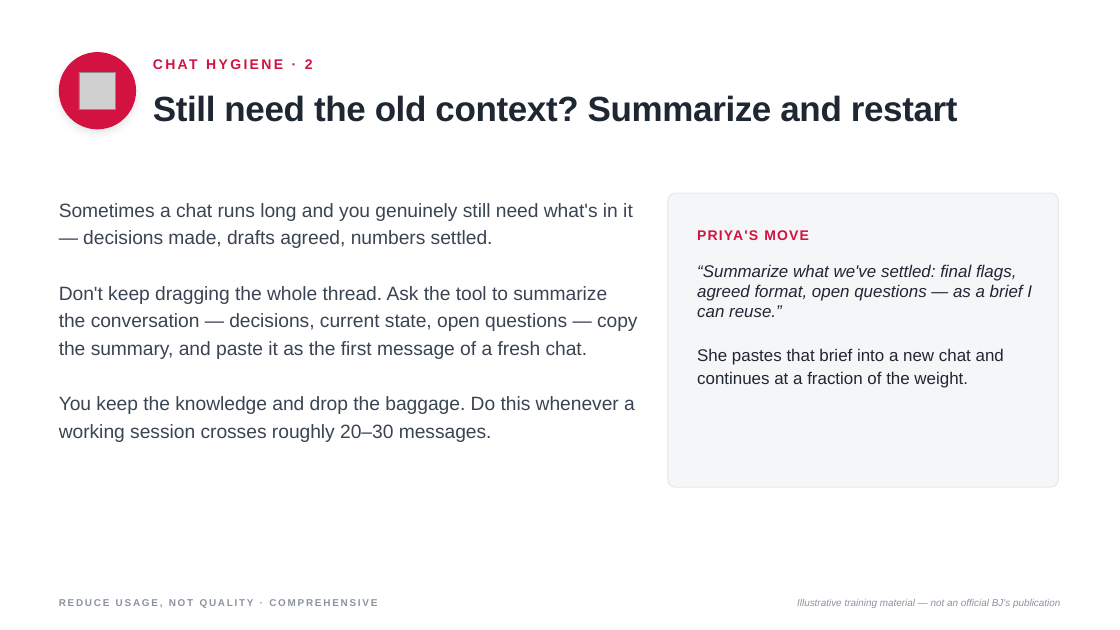
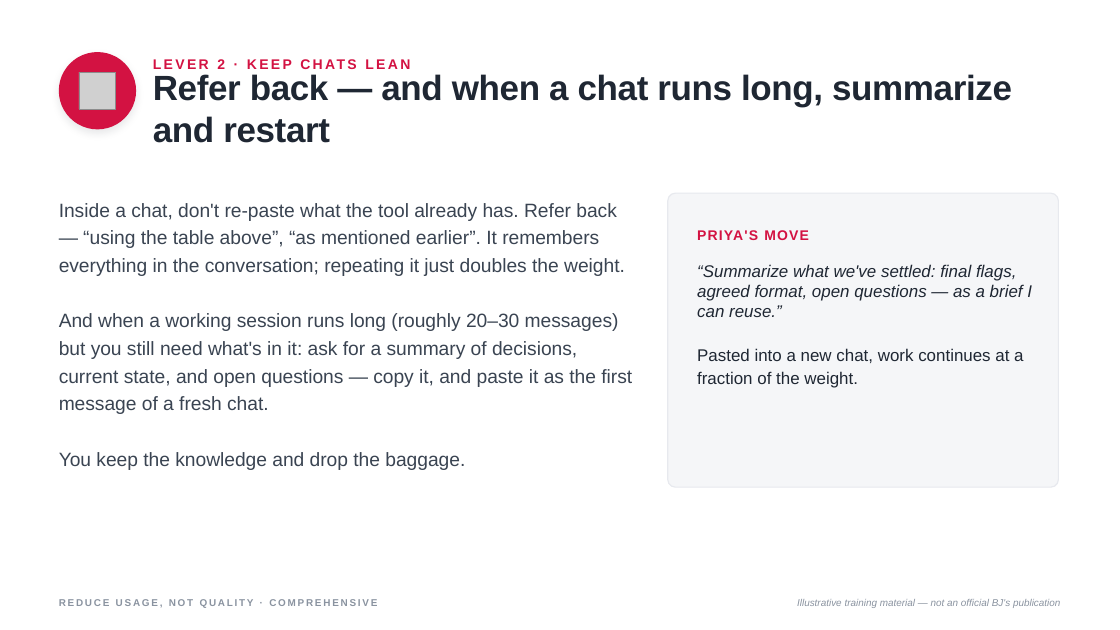
Before and after one commit to machinegenai/pe, a slide deck: slide 11 of Reduce Usage Not Quality Comprehensive.pptx (slide 10 before the commit). Drawn at 1120x630 pixels with LibreOffice and Linux fonts; fonts in the diff are those of the drawing; grey boxes stand for pictures. Boxes give left, top, right and bottom in pixels: in the first picture for what was removed or moved away, otherwise in the second. Text is boxed around its words. In the diff, an @@ line names an element or a change of style, - is before the commit and + after.

```diff
--- a/Reduce Usage Not Quality Comprehensive.pptx
+++ b/Reduce Usage Not Quality Comprehensive.pptx
@@ text at (217,59,225,69): text changed @@
-CHAT HYGIENE · 2
+LEVER 2 · KEEP CHATS LEAN
@@ text at (153,74,1012,143): text changed @@
-Still need the old context? Summarize and restart
+Refer back — and when a chat runs long, summarize and restart
@@ text at (59,203,632,470): text changed @@
-Sometimes a chat runs long and you genuinely still need what's in it — decisions made, drafts agreed, numbers settled.
-Don't keep dragging the whole thread. Ask the tool to summarize the conversation — decisions, current state, open questions — copy the summary, and paste it as the first message of a fresh chat.
-You keep the knowledge and drop the baggage. Do this whenever a working session crosses roughly 20–30 messages.
+Inside a chat, don't re-paste what the tool already has. Refer back — “using the table above”, “as mentioned earlier”. It remembers everything in the conversation; repeating it just doubles the weight.
+And when a working session runs long (roughly 20–30 messages) but you still need what's in it: ask for a summary of decisions, current state, and open questions — copy it, and paste it as the first message of a fresh chat.
+You keep the knowledge and drop the baggage.
@@ text at (697,264,1032,317): text changed @@
-“Summarize what we've settled: final flags, agreed format, open questions — as a brief I can reuse.”
-She pastes that brief into a new chat and continues at a fraction of the weight.
+“Summarize what we've settled: final flags, agreed format, open questions — as a brief I can reuse.”
+Pasted into a new chat, work continues at a fraction of the weight.
```
Also in this commit, not shown: 26 other slides changed, 1 slide added.
